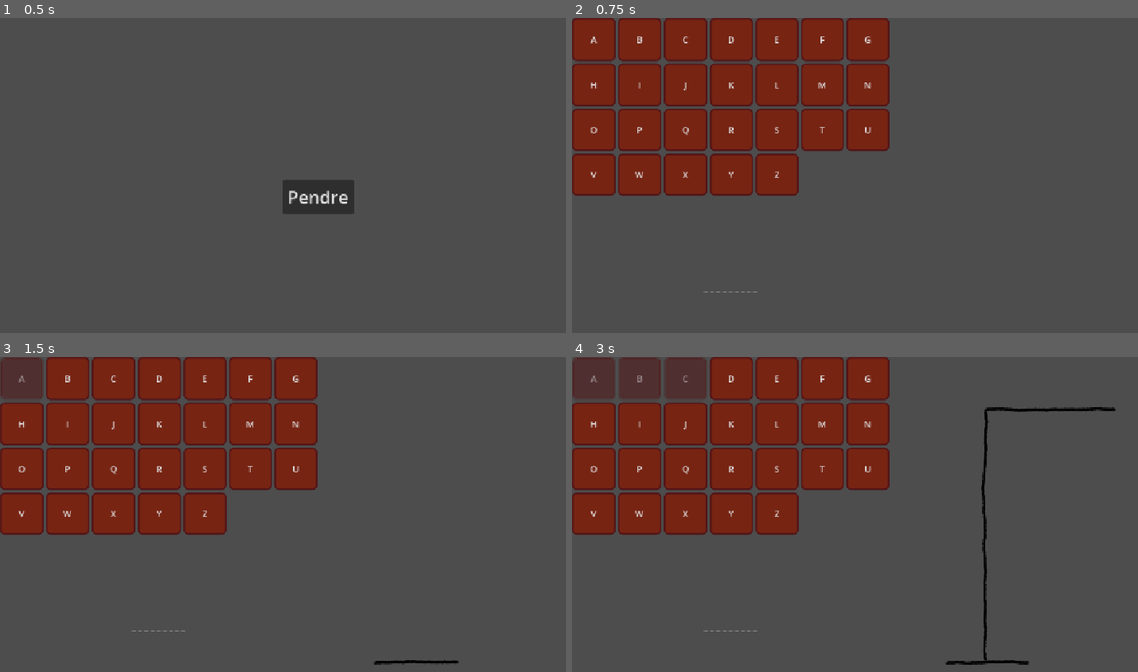
Above: before the commit, frames 1-4 (two rows, left to right).
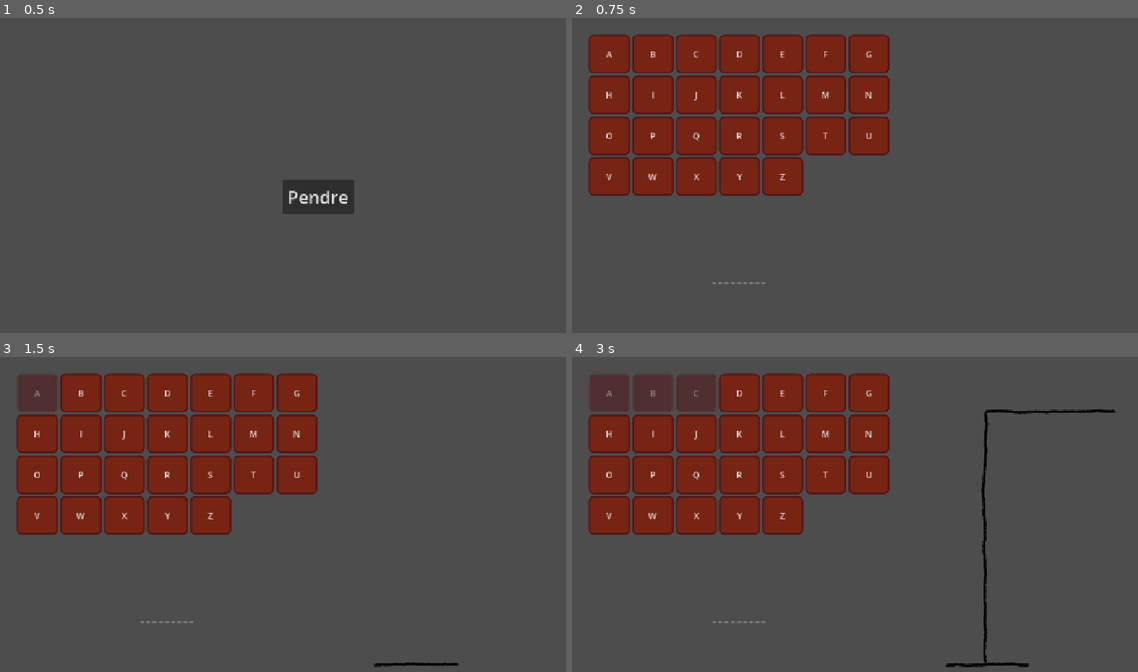
Above: after the commit, the same moments.

Repository: Tchetchouille/Anarchisme-Ludique
Game: Godot game, scene res://OUR_scenes/intro.tscn
Two runs of this game, one before a commit and one after it. Both use one fixed random seed, a clock stepped at 60 frames per second and the inputs below.
Inputs:
- Up to frame 1 (0.5 s): no input
- Up to frame 2 (0.75 s): click "Pendre" at 0.5 s
- Up to frame 3 (1.5 s): click "A" at 1.25 s
- Up to frame 4 (3 s): click "B" at 2 s; click "C" at 2.75 s

Frame 1 is identical in both runs. In frame 2, 14% of the frame differs, in the area x 0-57%, y 0-88%; in frame 3, 14%; in frame 4, 14%, in the area x 0-97%, y 0-99%.

Commit message:
Added margin in main scene

Diff:
--- a/le_proprietaire/OUR_scenes/game_scene.tscn
+++ b/le_proprietaire/OUR_scenes/game_scene.tscn
@@ -5,22 +5,20 @@
 [ext_resource type="PackedScene" uid="uid://biyx4ynp2gjny" path="res://text_scenes/chosen_word.tscn" id="1_ktn5l"]
 [ext_resource type="PackedScene" uid="uid://c5m0deyv60x4s" path="res://hang_scenes/hangperson.tscn" id="3_vogqm"]
 
-[node name="GameScene" type="Control" unique_id=615237832]
-layout_mode = 3
+[node name="GameScene" type="MarginContainer" unique_id=1991544207]
 anchors_preset = 15
 anchor_right = 1.0
 anchor_bottom = 1.0
 grow_horizontal = 2
 grow_vertical = 2
+theme_override_constants/margin_left = 30
+theme_override_constants/margin_top = 30
+theme_override_constants/margin_right = 30
+theme_override_constants/margin_bottom = 30
 script = ExtResource("1_b3lu6")
 
 [node name="HBoxContainer" type="HBoxContainer" parent="." unique_id=439207845]
-layout_mode = 1
-anchors_preset = 15
-anchor_right = 1.0
-anchor_bottom = 1.0
-grow_horizontal = 2
-grow_vertical = 2
+layout_mode = 2
 size_flags_vertical = 3
 size_flags_stretch_ratio = 2.0
 
@@ -40,5 +38,5 @@
 size_flags_horizontal = 3
 
 [node name="Hangperson" parent="HBoxContainer/Control" unique_id=902780941 instance=ExtResource("3_vogqm")]
-position = Vector2(260, 322)
+position = Vector2(260, 296)
 scale = Vector2(0.8, 0.8)
